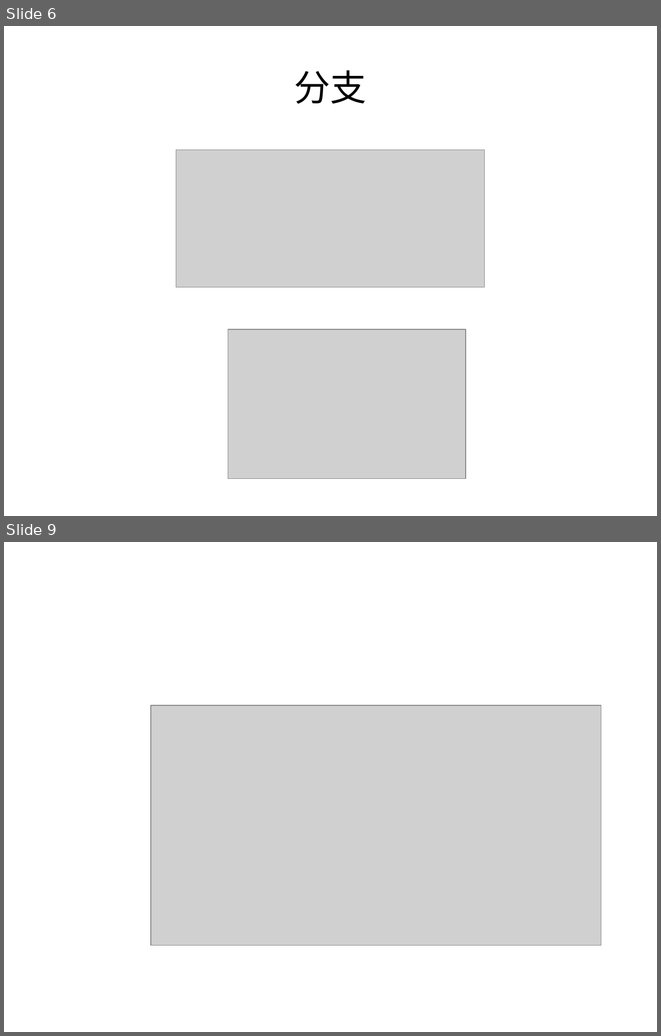
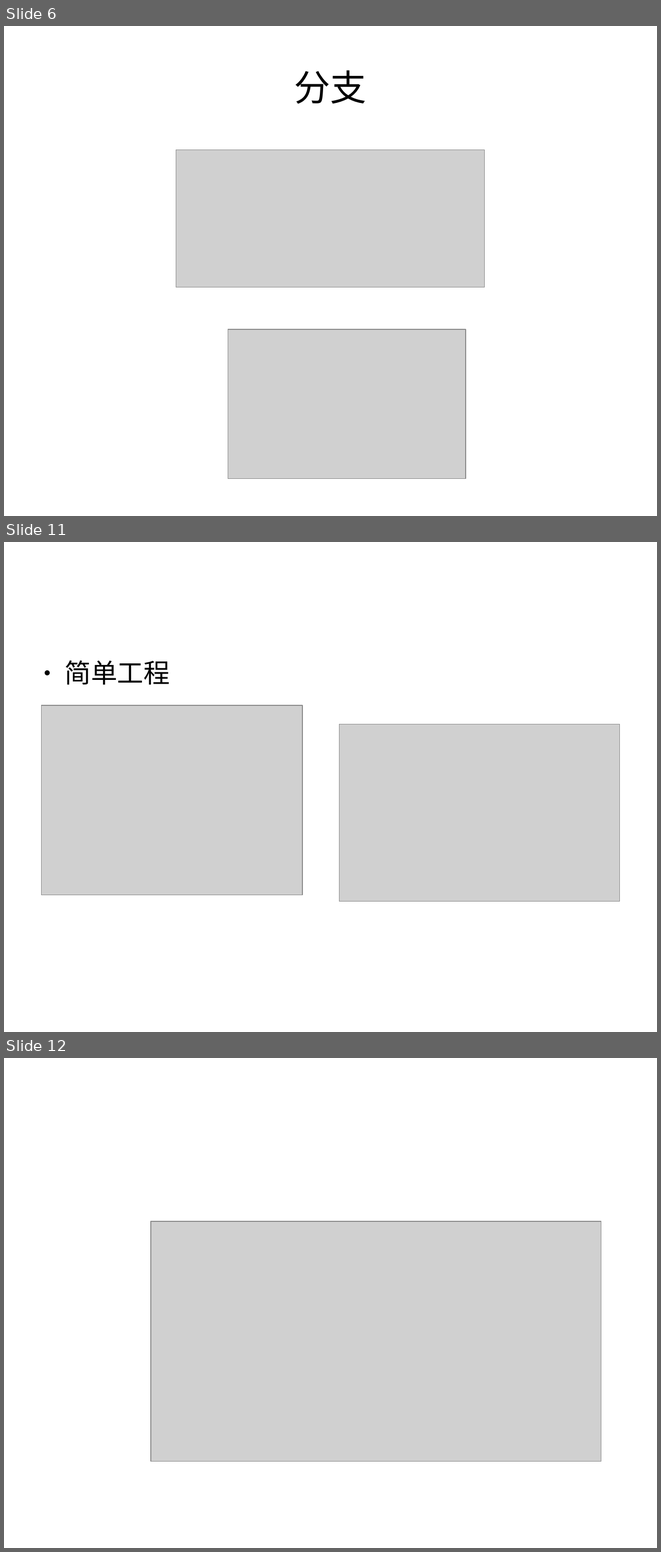
Before and after one commit to qintong91/RockerFmAndroid, a slide deck: git.odp. Shown one above the other, each under a label of ours: slides 6 and 9 before the commit, slides 6, 11 and 12 after it; the slides between them are not shown. The pictures are 661x1036 and 661x1552 pixels, drawn with LibreOffice and Linux fonts; fonts in the diff are those of the drawing; grey boxes stand for pictures. Boxes give left, top, right and bottom in pixels: in the first picture for what was removed or moved away, otherwise in the second. Text is boxed around its words. In the diff, an @@ line names an element or a change of style, - is before the commit and + after.

```diff
--- a/git.odp
+++ b/git.odp
@@ slide 11 added at bbox=[4, 542, 657, 1032], background #FFFFFF @@
@@ text added at bbox=[64, 660, 170, 685], 32 pt, text #000000 @@
+● 简单工程
@@ picture added at bbox=[41, 706, 302, 895] @@
@@ picture added at bbox=[339, 724, 620, 901] @@
@@ what was slide 9 is now slide 12 @@
```
Also in this commit, not shown: 1 slide changed, 3 other slides added, 1 slide removed, 6 other files.
